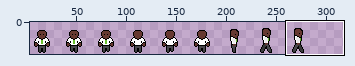
File history of a sprite sheet, assets/v2/customer/4.png. Above: a wide view before the commit, with the close-up outlined.
Close-up. Old version:
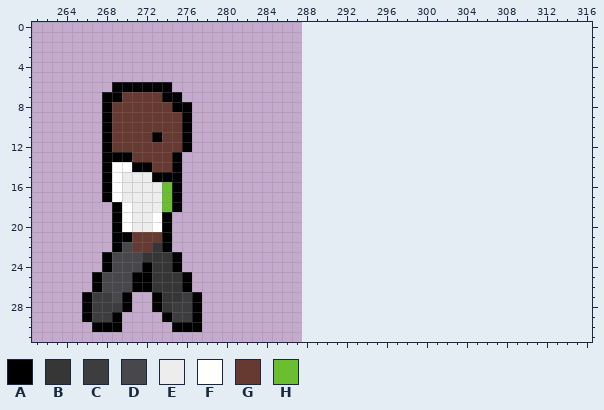
The file is 288x32 pixels. Shown: x 261..316, y 0..31. The old version is drawn lined up with the new one, on the new canvas. The wide view leaves out empty margins.
Palette (. is transparent): A #000000  B #363636  C #3d3d3f  D #48474c  E #ededed  F #ffffff  G #663931  H #6abe30
Pixels before, first column x 266:
 6 ...AAAAAA...
 7 ..AAGGGGAA..
 8 ..AGGGGGGAA.
 9 ..AGGGGGGGA.
10 ..AGGGGGGGA.
11 ..AGGGGAGGA.
12 ..AGGGGGGGA.
13 ..AAAGGGGA..
14 ..AFFAAGGA..
15 ..AFEEEAAA..
16 ..AFEEEEHA..
17 ..AFEEEEHA..
18 ...AFEEEHA..
19 ...AFEEFA...
20 ...AFEEFA...
21 ...AAGGGA...
22 ...ADGGBA...
23 ..ADDDBBBA..
24 ..ADDDABBA..
25 .ADDDAABBBA.
26 .ADDDAABBBA.
27 ACCDA..ABBCA
28 ACCCA..ABCCA
29 ACCA....ACCA
30 .AAA.....AAA
The result:
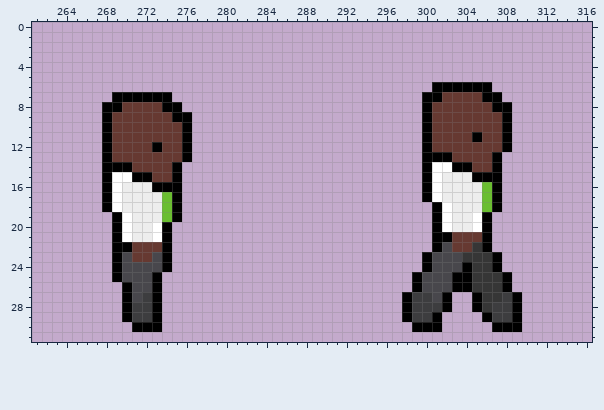
The edit:
canvas 288x32 -> 320x32
Changed rows in their new state; - is an unchanged pixel.
first column x 266:
 6 ---......--------------------------AAAAAA---
 7 --.-AAAA-.------------------------AAGGGGAA--
 8 ---A----A-.-----------------------AGGGGGGAA-
 9 ---------A------------------------AGGGGGGGA-
10 ----------------------------------AGGGGGGGA-
11 -------G--------------------------AGGGGAGGA-
12 -------A--------------------------AGGGGGGGA-
13 ---GG----GA-----------------------AAAGGGGA--
14 ---AAGG---------------------------AFFAAGGA--
15 ----FAAGG-------------------------AFEEEAAA--
16 -------AA-------------------------AFEEEEHA--
17 ----------------------------------AFEEEEHA--
18 --AFE------------------------------AFEEEHA--
19 -------EHA-------------------------AFEEFA---
20 -----------------------------------AFEEFA---
21 ----FEEF---------------------------AAGGGA---
22 ----A--G---------------------------ADGGBA---
23 --.A-GGDA.------------------------ADDDBBBA--
24 --.A--DDA.------------------------ADDDABBA--
25 -..A-DDA...----------------------ADDDAABBBA-
26 -...ADDA...----------------------ADDDAABBBA-
27 ....-DC-....--------------------ACCDA--ABBCA
28 ....-CC-....--------------------ACCCA--ABCCA
29 ....ACCA....--------------------ACCA----ACCA
30 -...-AAA-...---------------------AAA-----AAA
Boxes around the changes in both close-ups, in picture pixels (x1, y1, x2, y2):
changed: (82, 82, 202, 332)
added: (402, 82, 522, 332)
